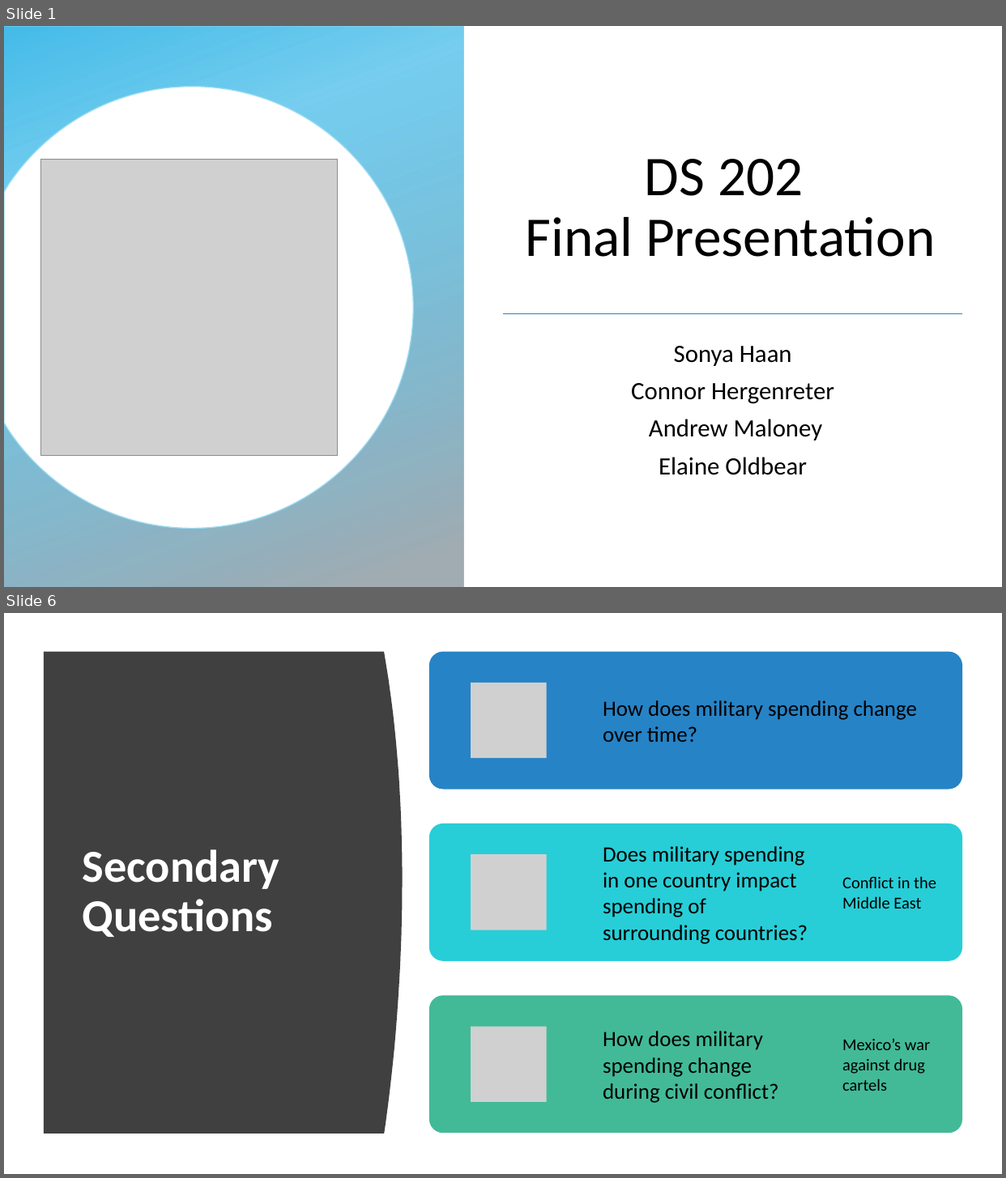
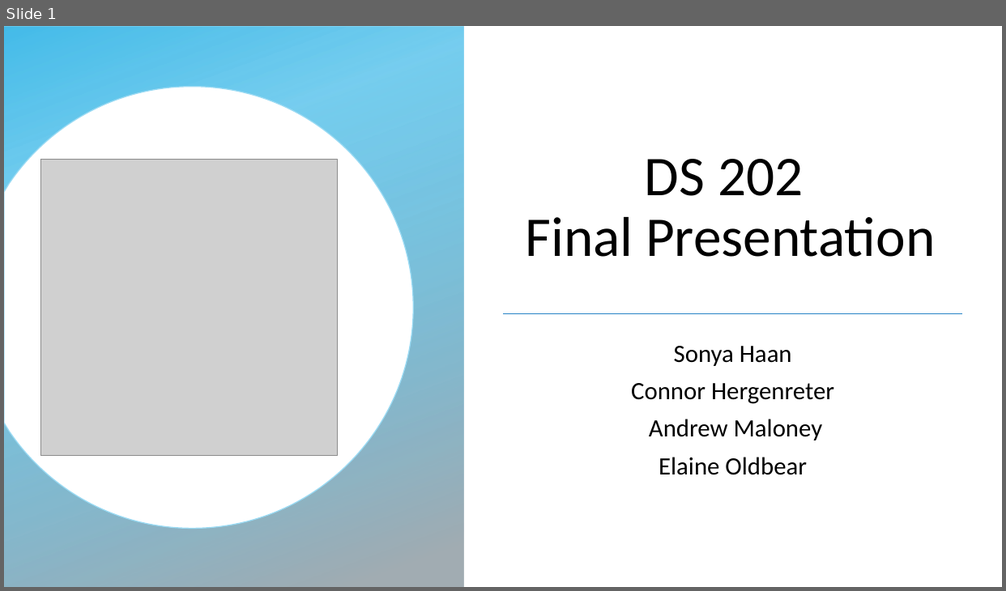
Before and after one commit to xazip/ds202_Final_Project, a slide deck: DS 202 Final Presentation.pptx. Shown one above the other, each under a label of ours: slides 1 and 6 before the commit, slide 1 after it; the slides between them are not shown. The pictures are 1006x1178 and 1006x591 pixels, drawn with LibreOffice and Linux fonts; fonts in the diff are those of the drawing; grey boxes stand for pictures; background and template pictures are left out. Boxes give left, top, right and bottom in pixels: in the first picture for what was removed or moved away, otherwise in the second. Text is boxed around its words. In the diff, an @@ line names an element or a change of style, - is before the commit and + after.

```diff
--- a/DS 202 Final Presentation.pptx
+++ b/DS 202 Final Presentation.pptx
@@ slide 6 removed at (4, 613, 1002, 1174), background #FFFFFF @@
@@ freeform shape removed at (44, 652, 403, 1134) @@
@@ title removed at (82, 850, 279, 937) @@
-Secondary
-Questions
@@ group removed at (429, 652, 962, 1133): 5 texts, 3 rounded rectangles, 3 pictures @@
-How does military spending change over time?
-Does military spending in one country impact spending of surrounding countries?
-Conflict in the Middle East
-How does military spending change during civil conflict?
-Mexico’s war against drug cartels
```
Also in this commit, not shown: 4 slides changed, 11 slides added, 7 other slides removed.
